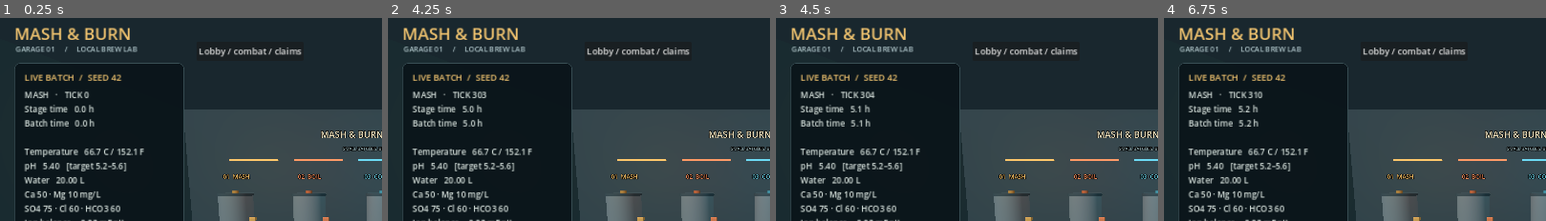
Above: before the commit, frames 1-4 (left to right).
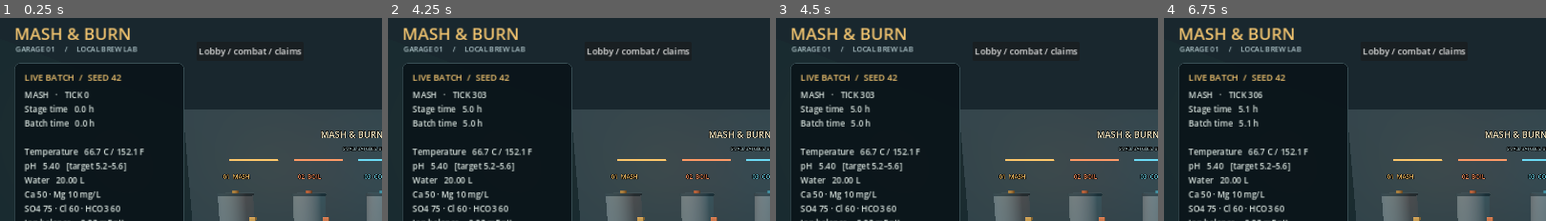
Above: after the commit, the same moments.

Repository: jpeckham/MashAndBurn
Game: Godot game, scene res://scenes/garage/garage.tscn
Two runs of this game, one before a commit and one after it. Both use one fixed random seed, a clock stepped at 60 frames per second and the inputs below.
Inputs:
- Up to frame 1 (0.25 s): no input
- Up to frame 2 (4.25 s): click "Resume" at 0.5 s; click "+ 1 hour" at 1.25 s; click "+ 4 hours" at 2 s; click "Set" at 2.75 s; click "Set" at 3.5 s
- Up to frame 3 (4.5 s): click "Set" at 4.25 s
- Up to frame 4 (6.75 s): click "Set" at 5 s; click "Set" at 5.75 s; click "Set" at 6.5 s
The pictures show only the part of the screen within x 0-50%, y 0-50%; the shares and areas given below are measured in that part.

Frames 1-2 are identical in both runs. In frame 3, 0.1% of the frame differs, in the area x 21-26%, y 36-54%; in frame 4, less than 0.1%.

Commit message:
fix: separate control inputs from time and preserve pending edits

Diff:
--- a/src/chemistry/brewing_simulation.gd
+++ b/src/chemistry/brewing_simulation.gd
@@ -55,6 +55,61 @@
 		"packaging": return true
 	return false
 
+func apply_command(state: Dictionary, command: Dictionary) -> Dictionary:
+	# Inputs change controls/stages; only advance() integrates heat, chemistry or time.
+	var err := Protocol.new().validate(state)
+	if not err.is_empty() or command.is_empty():
+		return {"ok":false,"state":state.duplicate(true),"events":[],"error":"Invalid state or empty command. " + err}
+	var s := state.duplicate(true)
+	var events: Array = []
+	var c := command.duplicate(true)
+	c.merge({"type":"PlayerCommand", "version":1,"seq":s.seq + 1,"tick":s.tick}, false)
+	err = Protocol.new().validate(c)
+	if not err.is_empty() or c.tick != s.tick or c.seq != s.seq + 1:
+		return {"ok":false,"state":state.duplicate(true),"events":[],"error":"Rejected command: " + err + " (check tick/sequence)"}
+	match c.action:
+		"set":
+			if c.field in ["grain_kg", "volume_l"] and (s.stage != "mash" or s.stage_seconds > 0):
+				return {"ok":false,"state":state.duplicate(true),"events":[],"error":"Recipe quantities lock after mash begins."}
+			s[c.field] = c.value
+		"add_hops":
+			if s.stage != "boil" or s.hops.size() >= 32:
+				return {"ok":false,"state":state.duplicate(true),"events":[],"error":"Add up to 32 hop charges during boil."}
+			s.hops.append({"grams":c.grams,"alpha":c.alpha,"minutes":0.0})
+			s.hop_oils += c.grams * 0.02
+		"next":
+			if not can_next(s):
+				return {"ok":false,"state":state.duplicate(true),"events":[],"error":"Stage not ready. Follow the station instructions."}
+			s.stage = STAGES[STAGES.find(s.stage) + 1]
+			s.stage_seconds = 0.0
+			match s.stage:
+				"boil": s.target_c = 100.0
+				"fermentation":
+					s.target_c = YEAST[s.yeast].optimum_c
+					var rng := RandomNumberGenerator.new()
+					rng.seed = s.seed + s.tick * 7919
+					s.infected = rng.randf() < s.infection_risk
+				"judging":
+					s.co2_volumes = 0.85 + s.priming_g / (4.0 * s.volume_l)
+					if s.regulator_psi > 0:
+						var lo := 0.0
+						var hi := 8.0
+						for i in range(24):
+							var mid := (lo + hi) / 2
+							if pressure_psi(s.temp_c, mid) < s.regulator_psi: lo = mid
+							else: hi = mid
+						s.co2_volumes = (lo + hi) / 2
+		"hazard", "fire", "disconnect":
+			s.safe_state = true
+			events.append(hazard(s, c.action))
+	s.seq = c.seq
+	if s.stage == "judging":
+		s.pressure_psi = pressure_psi(s.temp_c,s.co2_volumes)
+		if not s.safe_state and (s.co2_volumes > 3.5 or s.pressure_psi > 60):
+			s.safe_state = true
+			events.append(hazard(s,"overpressure"))
+	return {"ok":true,"state":s,"events":events,"error":""}
+
 func advance(state: Dictionary, command: Dictionary, dt_seconds: float) -> Dictionary:
 	var err := Protocol.new().validate(state)
 	if not err.is_empty() or not is_finite(dt_seconds) or dt_seconds <= 0 or dt_seconds > 60:
@@ -62,47 +117,10 @@
 	var s := state.duplicate(true)
 	var events: Array = []
 	if not command.is_empty():
-		var c := command.duplicate(true)
-		c.merge({"type":"PlayerCommand", "version":1,"seq":s.seq + 1,"tick":s.tick}, false)
-		err = Protocol.new().validate(c)
-		if not err.is_empty() or c.tick != s.tick or c.seq != s.seq + 1:
-			return {"ok":false,"state":state.duplicate(true),"events":[],"error":"Rejected command: " + err + " (check tick/sequence)"}
-		match c.action:
-			"set":
-				if c.field in ["grain_kg", "volume_l"] and (s.stage != "mash" or s.stage_seconds > 0):
-					return {"ok":false,"state":state.duplicate(true),"events":[],"error":"Recipe quantities lock after mash begins."}
-				s[c.field] = c.value
-			"add_hops":
-				if s.stage != "boil" or s.hops.size() >= 32:
-					return {"ok":false,"state":state.duplicate(true),"events":[],"error":"Add up to 32 hop charges during boil."}
-				s.hops.append({"grams":c.grams,"alpha":c.alpha,"minutes":0.0})
-				s.hop_oils += c.grams * 0.02
-			"next":
-				if not can_next(s):
-					return {"ok":false,"state":state.duplicate(true),"events":[],"error":"Stage not ready. Follow the station instructions."}
-				s.stage = STAGES[STAGES.find(s.stage) + 1]
-				s.stage_seconds = 0.0
-				match s.stage:
-					"boil": s.target_c = 100.0
-					"fermentation":
-						s.target_c = YEAST[s.yeast].optimum_c
-						var rng := RandomNumberGenerator.new()
-						rng.seed = s.seed + s.tick * 7919
-						s.infected = rng.randf() < s.infection_risk
-					"judging":
-						s.co2_volumes = 0.85 + s.priming_g / (4.0 * s.volume_l)
-						if s.regulator_psi > 0:
-							var lo := 0.0
-							var hi := 8.0
-							for i in range(24):
-								var mid := (lo + hi) / 2
-								if pressure_psi(s.temp_c, mid) < s.regulator_psi: lo = mid
-								else: hi = mid
-							s.co2_volumes = (lo + hi) / 2
-			"hazard", "fire", "disconnect":
-				s.safe_state = true
-				events.append(hazard(s, c.action))
-		s.seq = c.seq
+		var applied := apply_command(state,command)
+		if not applied.ok: return applied
+		s = applied.state
+		events = applied.events
 	s.tick += 1
 	s.sim_seconds += dt_seconds
 	s.stage_seconds += dt_seconds
--- a/src/gameplay/network/match_network.gd
+++ b/src/gameplay/network/match_network.gd
@@ -204,7 +204,7 @@
 	accept_view(snapshot)
 	flush()
 
-@rpc("authority","call_remote","unreliable_ordered",1)
+@rpc("authority","call_remote","reliable",1)
 func _snapshot(snapshot: Dictionary) -> void:
 	if not is_host: accept_view(snapshot)
 
--- a/src/gameplay/rounds/round_authority.gd
+++ b/src/gameplay/rounds/round_authority.gd
@@ -169,6 +169,10 @@
 	var fields: Array = {"set":["action","field","value"],"add_hops":["action","grams","alpha"],"next":["action"]}[input.action]
 	for key in input:
 		if key not in fields: return "Unsupported brewing field."
+	if input.action == "set":
+		if input.get("field") not in ["volume_l","grain_kg","target_c","vigor","chiller","priming_g","regulator_psi"]: return "Only player controls can be set; measured chemistry belongs to the server."
+		if p.get("broken_chiller",false) and input.field == "chiller" and input.get("value") != 0: return "The damaged chiller cannot be enabled."
+		if p.redline and p.batch.stage in ["mash","boil"] and input.field in ["target_c","vigor"]: return "The sabotaged burner cannot be overridden."
 	if s.tick*TICK < p.cooldowns.get("brew",0.0): return "Brewing command cooldown is active."
 	if s.phase == "lobby":
 		if input.action != "set": return "Only recipe settings can change in the lobby."
@@ -178,7 +182,7 @@
 		if not error.is_empty(): return error
 		p.batch[input.field] = input.value
 	else:
-		var result: Dictionary = sim.advance(p.batch,input,60.0)
+		var result: Dictionary = sim.apply_command(p.batch,input)
 		if not result.ok: return result.error
 		p.batch = result.state
 		for hazard in result.events: disarm(s,who,hazard.kind)
--- a/src/presentation/brew_session.gd
+++ b/src/presentation/brew_session.gd
@@ -14,7 +14,7 @@
 func route(action: String, values: Dictionary = {}) -> bool:
 	var command := values.duplicate(true)
 	command.action = action
-	var result := sim.advance(state, command, 60.0)
+	var result := sim.apply_command(state, command)
 	if not result.ok:
 		message = result.error
 		return false
--- a/src/presentation/garage.gd
+++ b/src/presentation/garage.gd
@@ -17,6 +17,7 @@
 var accumulated := 0.0
 var look_pitch := -0.12
 var settings: Dictionary = {}
+var settings_dirty: Dictionary = {}
 var stage_buttons: Array = []
 var batch_label: Label
 const STAGES = ["mash","boil","cooling","fermentation","packaging"]
@@ -180,7 +181,11 @@
 	input.custom_minimum_size.x = 112
 	r.add_child(input)
 	settings[key] = input
-	button("Set",r,func(): session.route("set",{"field":key,"value":input.value}); refresh())
+	input.value_changed.connect(func(_value): settings_dirty[key] = true)
+	button("Set",r,func():
+		input.apply()
+		if session.route("set",{"field":key,"value":input.value}): settings_dirty.erase(key)
+		refresh())
 
 func build_ui() -> void:
 	var canvas := CanvasLayer.new()
@@ -247,8 +252,11 @@
 	field("Regulator / psi","regulator_psi",0,60,0,1)
 	var saves := row(controls)
 	button("Save batch",saves,func(): session.save_to(); refresh())
-	button("Load batch",saves,func(): session.load_from(); paused = true; refresh())
-	button("New batch",saves,func(): session.new_batch(); paused = true; accumulated = 0; refresh())
+	button("Load batch",saves,func():
+		if session.load_from(): settings_dirty.clear()
+		paused = true
+		refresh())
+	button("New batch",saves,func(): session.new_batch(); settings_dirty.clear(); paused = true; accumulated = 0; refresh())
 	notice = label("",controls,13,Color("f0c36f"))
 	notice.autowrap_mode = TextServer.AUTOWRAP_WORD_SMART
 	module_slot = VBoxContainer.new()
@@ -287,7 +295,8 @@
 	next_button.text = "Package & judge" if s.stage == "packaging" else "Next stage →"
 	next_button.disabled = not session.sim.can_next(s)
 	pause_button.text = "Resume" if paused else "Pause"
-	for key in settings: settings[key].set_value_no_signal(s[key])
+	for key in settings:
+		if not settings_dirty.get(key,false) and not settings[key].get_line_edit().has_focus(): settings[key].set_value_no_signal(s[key])
 	for i in range(5):
 		stage_buttons[i].modulate = COLORS[i] if s.stage == STAGES[i] else Color.WHITE
 	for module in modules:
Not shown, added: docs/gameplay.md
